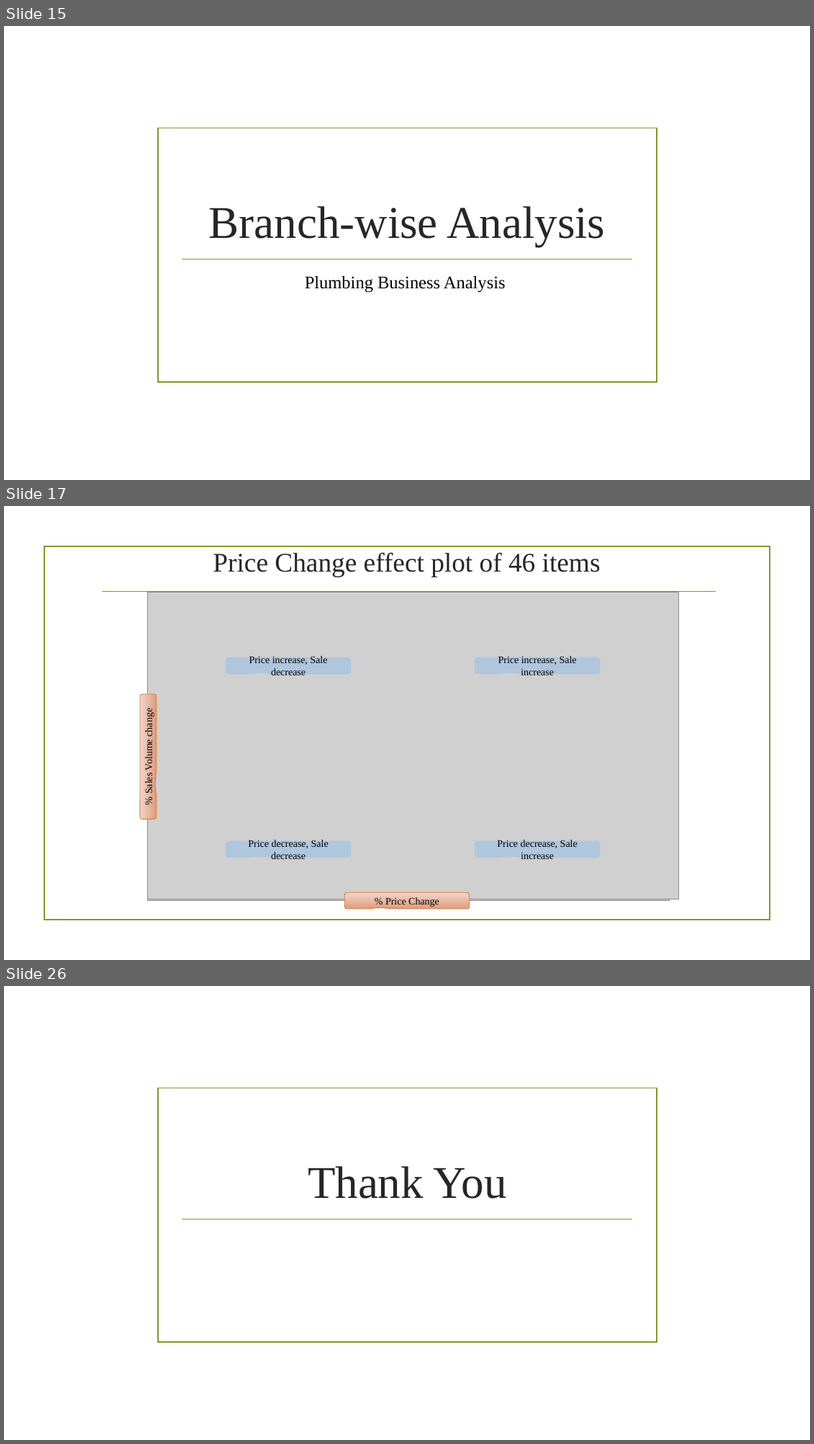
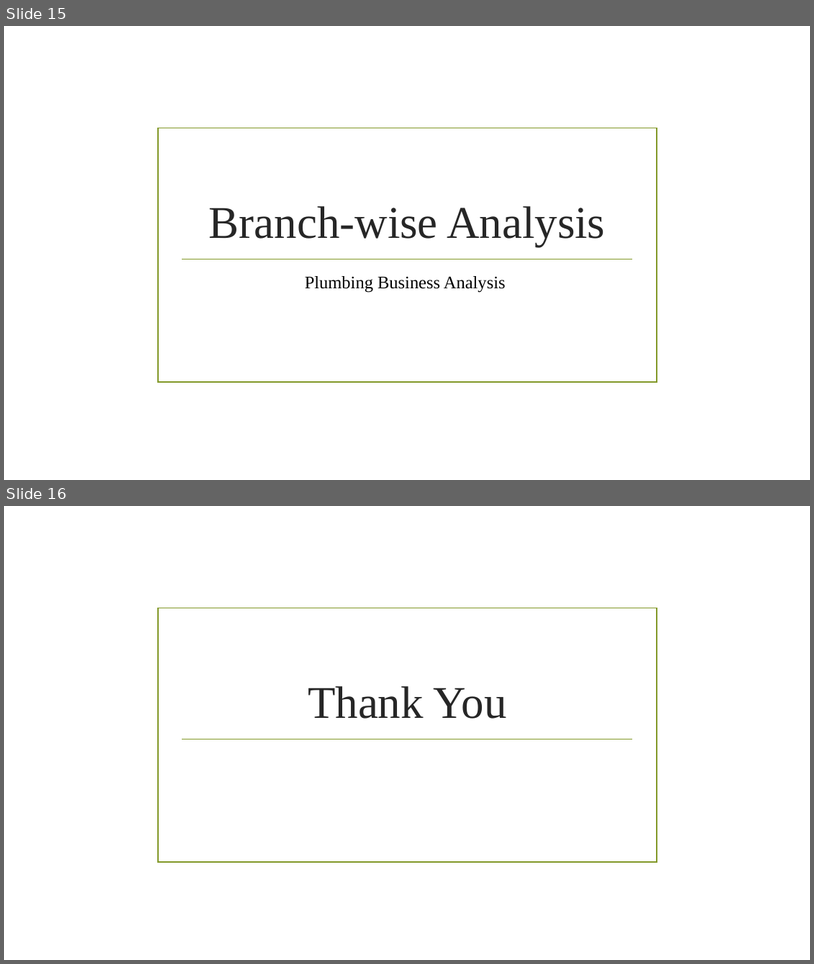
Before and after one commit to bhavsar-dushyant/Target-Marketing-and-Demand-forecasting-Live-data-, a slide deck: Plumbing Business Analysis.pptx. Shown one above the other, each under a label of ours: slides 15, 17 and 26 before the commit, slides 15 and 16 after it; the slides between them are not shown. The pictures are 814x1444 and 814x964 pixels, drawn with LibreOffice and Linux fonts; fonts in the diff are those of the drawing; grey boxes stand for pictures; background and template pictures are left out. Boxes give left, top, right and bottom in pixels: in the first picture for what was removed or moved away, otherwise in the second. Text is boxed around its words. In the diff, an @@ line names an element or a change of style, - is before the commit and + after.

```diff
--- a/Plumbing Business Analysis.pptx
+++ b/Plumbing Business Analysis.pptx
@@ slide 17 removed at <box>4,506,810,960</box>, background picture (left out) @@
@@ rectangle removed at <box>44,546,770,920</box> @@
@@ title removed at <box>213,552,601,577</box> @@
-Price Change effect plot of 46 items
@@ line removed from (102, 591) to (717, 591) @@
@@ picture removed at <box>147,592,669,900</box> @@
@@ picture removed at <box>147,592,679,899</box> @@
@@ rounded speech box removed at <box>226,657,351,674</box> @@
-Price increase, Sale decrease
@@ rounded speech box removed at <box>476,657,600,674</box> @@
-Price increase, Sale increase
@@ rounded speech box removed at <box>140,693,157,818</box> @@
-% Sales Volume change
@@ rounded speech box removed at <box>226,841,351,857</box> @@
-Price decrease, Sale decrease
@@ rounded speech box removed at <box>476,841,600,857</box> @@
-Price decrease, Sale increase
@@ rounded speech box removed at <box>345,892,470,908</box> @@
-% Price Change
@@ what was slide 26 is now slide 16 @@
```
Also in this commit, not shown: 9 other slides removed.
